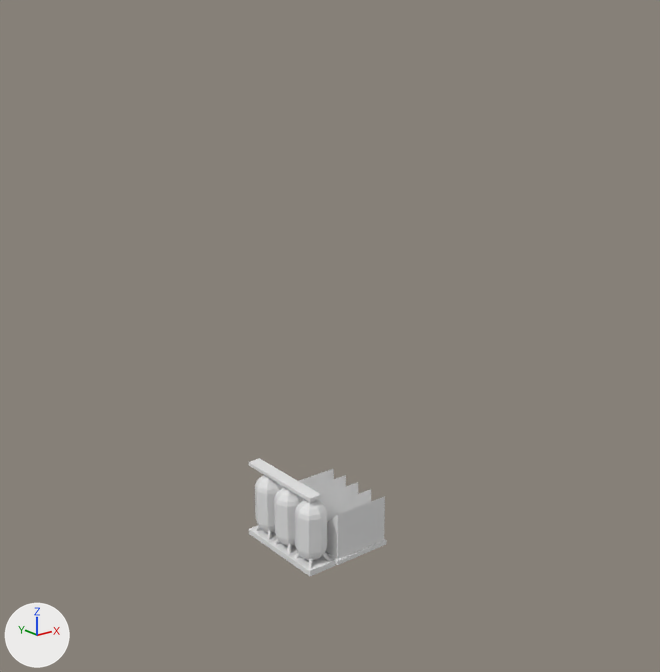
Two versions of the Blender file assets/models/Buildings/Factory1.blend, one commit apart.
One viewpoint serves both versions: a 50 mm lens placed at (-31.8, -39.9, 30.7), pointed at (5.8, 7.1, 11.9). The axes (+X, +Y, +Z) are drawn at lower left. The lights are the same throughout.

The older version as bpy lines, for what is in view:
```python
me_cube = bpy.data.meshes.new('Cube')
me_cube.from_pydata(...)  # 58 vertices, 61 faces; spans x -1.94..1.94, y -3.27..3.27, z 0.13..3.36
me_cube.materials.append(mat_material)  # white #e7e7e7
me_cube_001 = bpy.data.meshes.new('Cube.001')
me_cube_001.from_pydata(...)  # a box spanning x -1.0..1.0, y -3.4..3.4, z -0.14..0.14
me_sphere = bpy.data.meshes.new('Sphere')
me_sphere.from_pydata(...)  # 142 vertices, 124 faces; spans x -1.0..1.05, y -1.13..1.78, z -1.36..3.49
ob_cube = bpy.data.objects.new('Cube', me_cube)
ob_cube.location = (2.12, 2.55, 0.0)
ob_cube_001 = bpy.data.objects.new('Cube.001', me_cube_001)
ob_cube_001.location = (2.1, 2.53, 0.1)
ob_cube_001.scale = (2.04, 1.0, 1.0)
ob_sphere = bpy.data.objects.new('Sphere', me_sphere)
ob_sphere.location = (-0.96, 0.52, 1.16)
ob_sphere_001 = bpy.data.objects.new('Sphere.001', me_sphere)
ob_sphere_001.location = (-0.96, 2.73, 1.16)
ob_sphere_002 = bpy.data.objects.new('Sphere.002', me_sphere)
ob_sphere_002.location = (-0.96, 4.94, 1.16)
```
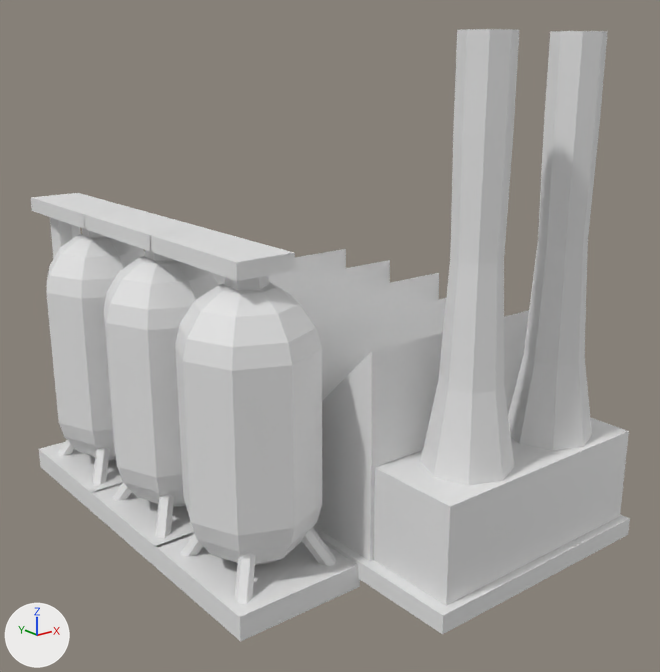
Commit message: Finished factory model

Where the newer file only moved an object's origin or applied its transform, the numbers keep the older frame.

Location of each change, (x1, y1, x2, y2) in pixels of the pictures (660 x 672 px):
'Sphere', moved, rescaled (331% wider, 336% taller): before (288, 482, 336, 576); after (150, 228, 360, 641)
'Cube', moved, rescaled (268% wider, 244% taller): before (299, 469, 385, 559); after (210, 249, 529, 561)
'Cylinder', added: after (420, 29, 519, 486)
'Cube.002', added: after (373, 418, 629, 605)
'Sphere.001', moved, rescaled: before (268, 470, 305, 562); after (84, 208, 219, 569)
'Cylinder.001', added: after (508, 31, 608, 451)
'Sphere.002', moved, rescaled: before (248, 458, 284, 547); after (31, 193, 145, 513)
'Cube.001', reshaped: before (325, 539, 387, 565); after (313, 514, 630, 634)
'Circle', added: after (50, 217, 81, 259)

Patch to the scene script:
```diff
--- a/assets/models/Buildings/Factory1.blend.py
+++ b/assets/models/Buildings/Factory1.blend.py
@@ me_cube_001 @@
 me_cube_001.from_pydata(...)  # 8 vertices, 6 faces; spans x -1.0..1.0, y -3.4..3.4, z -0.14..0.14
 # used by ob_cube_001; location = (2.1, 2.53, 0.1); scale = (2.04, 1.0, 1.0)
-me_cube_001.vertices[0].co = (-1.0, -3.4, -0.14)  # pixel (337, 565)
-me_cube_001.vertices[1].co = (-1.0, -3.4, 0.14)  # pixel (337, 561)
-me_cube_001.vertices[2].co = (-1.0, 3.4, -0.14)
-me_cube_001.vertices[3].co = (-1.0, 3.4, 0.14)
-me_cube_001.vertices[4].co = (1.0, -3.4, -0.14)  # pixel (386, 544)
-me_cube_001.vertices[5].co = (1.0, -3.4, 0.14)  # pixel (386, 540)
-me_cube_001.vertices[6].co = (1.0, 3.4, -0.14)
-me_cube_001.vertices[7].co = (1.0, 3.4, 0.14)
+# me_cube_001 part 1
+me_cube_001.vertices[0].co = (-0.91, -12.35, -0.29)  # pixel (442, 634)
+me_cube_001.vertices[1].co = (-0.91, -12.35, 0.92)  # pixel (443, 615)
+me_cube_001.vertices[2].co = (-0.91, 22.85, -0.29)
+me_cube_001.vertices[3].co = (-0.91, 22.85, 0.92)
+me_cube_001.vertices[4].co = (7.65, -12.35, -0.29)  # pixel (628, 534)
+me_cube_001.vertices[5].co = (7.65, -12.35, 0.92)  # pixel (629, 518)
+me_cube_001.vertices[6].co = (7.65, 22.85, -0.29)
+me_cube_001.vertices[7].co = (7.65, 22.85, 0.92)
@@ ob_cube @@
 ob_cube = bpy.data.objects.new('Cube', me_cube)
-ob_cube.location = (2.12, 2.55, 0.0)
+ob_cube.location = (9.06, 10.91, 0.0)
+ob_cube.scale = (4.28, 4.28, 4.28)
@@ ob_sphere @@
 ob_sphere = bpy.data.objects.new('Sphere', me_sphere)
-ob_sphere.location = (-0.96, 0.52, 1.16)
+ob_sphere.location = (-4.13, 2.24, 4.97)
+ob_sphere.scale = (4.28, 4.28, 4.28)
@@ ob_sphere_001 @@
 ob_sphere_001 = bpy.data.objects.new('Sphere.001', me_sphere)
-ob_sphere_001.location = (-0.96, 2.73, 1.16)
+ob_sphere_001.location = (-4.13, 11.68, 4.97)
+ob_sphere_001.scale = (4.28, 4.28, 4.28)
@@ ob_sphere_002 @@
 ob_sphere_002 = bpy.data.objects.new('Sphere.002', me_sphere)
-ob_sphere_002.location = (-0.96, 4.94, 1.16)
+ob_sphere_002.location = (-4.13, 21.16, 4.97)
+ob_sphere_002.scale = (4.28, 4.28, 4.28)
@@ ob_cylinder_001 @@
+ob_cylinder_001 = bpy.data.objects.new('Cylinder.001', me_cylinder_001)  # 40 vertices, 34 faces; spans x -0.67..0.67, y -0.67..0.67, z -0.1..5.74
+ob_cylinder_001.location = (13.11, -6.18, 7.05)
+ob_cylinder_001.scale = (4.28, 4.28, 4.28)
@@ ob_cylinder @@
+ob_cylinder = bpy.data.objects.new('Cylinder', me_cylinder_001.copy())
+ob_cylinder.location = (5.6, -6.18, 7.05)
+ob_cylinder.scale = (4.28, 4.28, 4.28)
@@ ob_cube_002 @@
+ob_cube_002 = bpy.data.objects.new('Cube.002', me_cube_002)  # a box spanning x -1.91..1.91, y -0.72..0.72, z -0.72..0.72
+ob_cube_002.location = (9.23, -6.17, 4.08)
+ob_cube_002.scale = (4.28, 4.28, 4.28)
@@ ob_circle @@
+ob_circle = bpy.data.objects.new('Circle', me_circle)  # 64 vertices, 56 faces; spans x -1.23..1.72, y -0.7..0.27, z 0.27..4.45
+ob_circle.location = (0.0, 27.3, 0.0)
+ob_circle.scale = (4.28, 4.28, 4.28)
```
